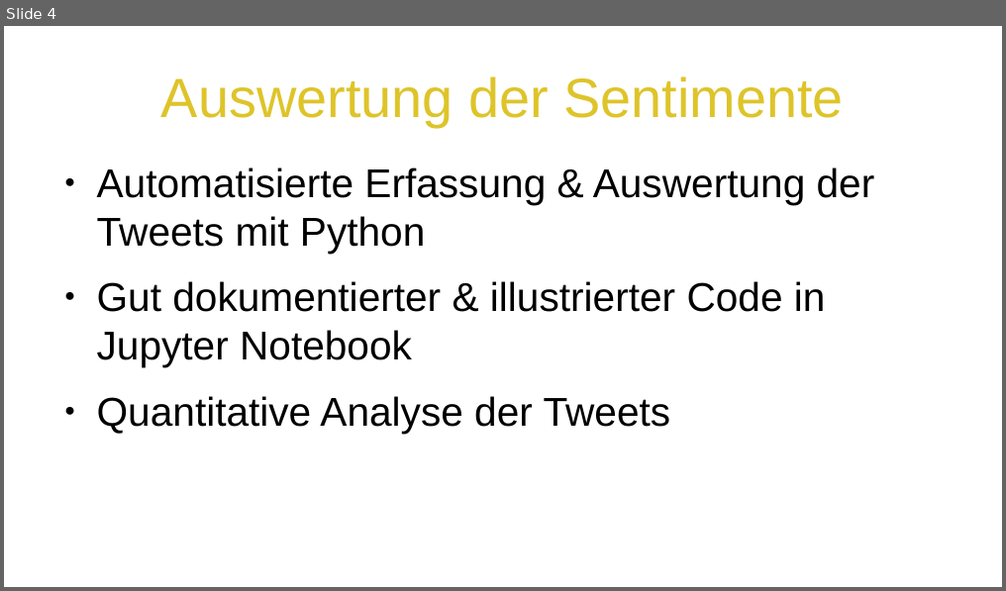
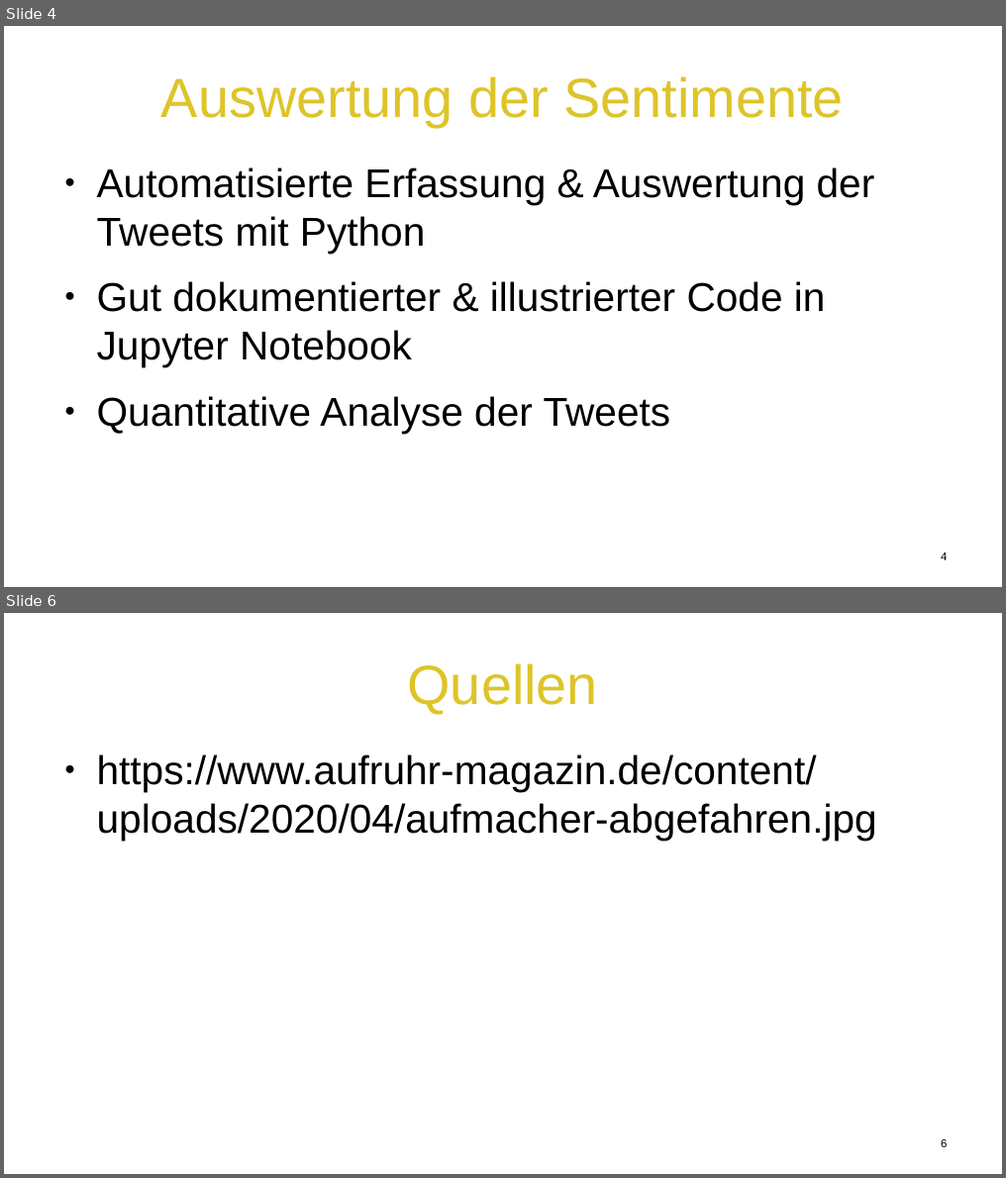
Before and after one commit to ohneBohne/Data_Challenges, a slide deck: EVP.odp. Shown one above the other, each under a label of ours: slide 4 before the commit, slides 4 and 6 after it; the slides between them are not shown. The pictures are 1006x591 and 1006x1178 pixels, drawn with LibreOffice and Linux fonts; fonts in the diff are those of the drawing; background and template pictures are left out. Boxes give left, top, right and bottom in pixels: in the first picture for what was removed or moved away, otherwise in the second. Text is boxed around its words. In the diff, an @@ line names an element or a change of style, - is before the commit and + after.

```diff
--- a/EVP.odp
+++ b/EVP.odp
@@ slide 6 added at (4, 613, 1002, 1174), background #FFFFFF @@
@@ title added at (408, 663, 598, 714), 44 pt, text #DEC429 @@
+Quellen
@@ text added at (97, 755, 877, 840), 32 pt, text #000000 @@
+● https://www.aufruhr-magazin.de/content/uploads/2020/04/aufmacher-abgefahren.jpg
@@ page number added at (941, 1140, 946, 1148), 9 pt, text #000000 @@
+6
@@ slide 4 changed as well @@
@@ page number added at (941, 553, 946, 561), 9 pt, text #000000 @@
+4
```
Also in this commit, not shown: 3 other slides changed, 1 other slide added, 1 slide removed, 1 other file.
